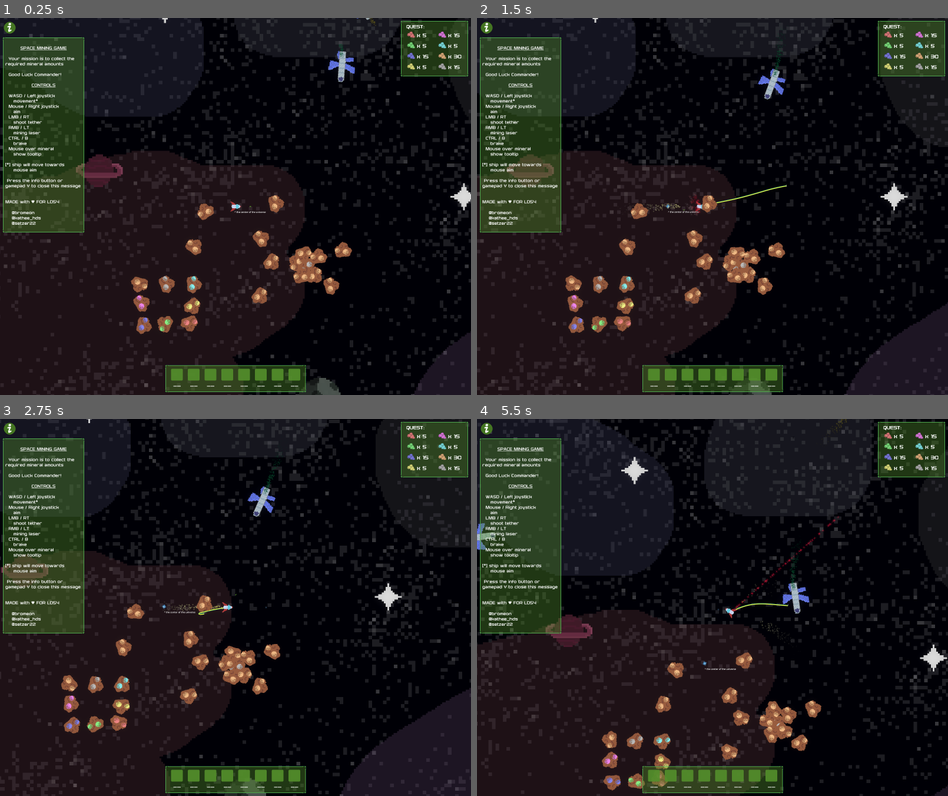
Above: before the commit, frames 1-4 (two rows, left to right).
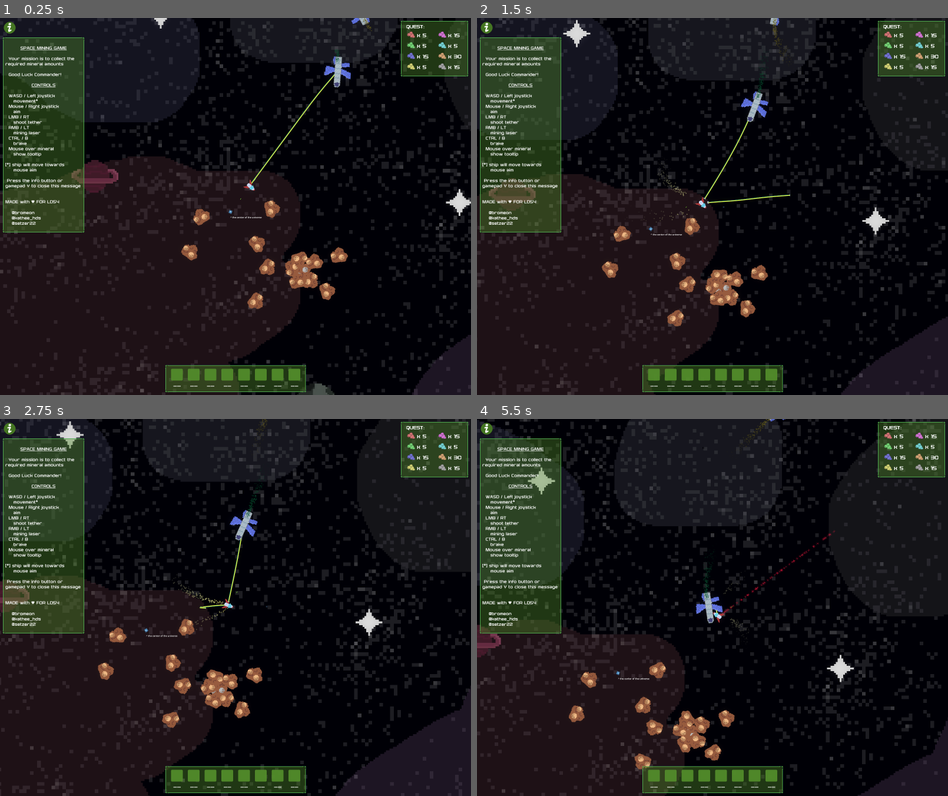
Above: after the commit, the same moments.

Repository: Bromeon/LudumDare54
Game: Godot game, scene res://Scenes/Main/Main.tscn
Two runs of this game, one before a commit and one after it. Both use one fixed random seed, a clock stepped at 60 frames per second and the inputs below. The engine's default icon, where the game draws it, is replaced by a stand-in: a white triangle on a blue panel in a dark square.
Inputs (mouse positions are in pixels of both pictures, inside the frame that each line leads up to):
- Up to frame 1 (0.25 s): no input
- Up to frame 2 (1.5 s): move the mouse to (816, 187) at 0.52 s; hold D (Right) 0.53-1.28 s; hold Right mouse button (ShootLaser) 0.53-1.28 s; click (816, 187) at 0.67 s; move the mouse to (618, 225) at 1.27 s; hold Ctrl (Brake) from 1.28 s (still down); tap Space (ShootTether) at 1.35 s
- Up to frame 3 (2.75 s): move the mouse to (282, 524) at 2.02 s; release Ctrl (Brake) at 2.03 s; hold D (Right) from 2.03 s (still down); hold Right mouse button (ShootLaser) from 2.03 s (still down)
- Up to frame 4 (5.5 s): move the mouse to (688, 682) at 2.77 s; release D (Right) at 2.78 s; release Right mouse button (ShootLaser) at 2.78 s; hold W (Up) 2.78-3.53 s; tap Space (ShootTether) at 2.85, 4.35 s; click (688, 682) at 2.92 s; move the mouse to (853, 664) at 3.52 s; hold Right mouse button (ShootLaser) 3.53-4.28 s; hold A (Left) 3.53-5.03 s; move the mouse to (571, 550) at 4.27 s; move the mouse to (736, 607) at 5.02 s; hold Ctrl (Brake) from 5.03 s (still down); hold Right mouse button (ShootLaser) from 5.03 s (still down); click (736, 607) at 5.17 s

The runs differ from the first frame. In frame 1, 13% of the frame differs, in the area x 0-100%, y 0-100%; in frame 2, 19%; in frame 3, 18%; in frame 4, 26%.

Commit message:
Music (BGM & Victory) + QOL

Diff:
--- /dev/null
+++ b/Autoloads/MusicManager.gd
@@ -0,0 +1,5 @@
+extends Node
+
+func play_victory_music():
+	$AudioStreamPlayer.stream = preload("res://Assets/Audio/Neon Laser Horizon.mp3")
+	$AudioStreamPlayer.playing = true
--- /dev/null
+++ b/Autoloads/MusicManager.tscn
@@ -0,0 +1,11 @@
+[gd_scene load_steps=3 format=3 uid="uid://da1re3w5f3ye5"]
+
+[ext_resource type="AudioStream" uid="uid://cscdhylm2qkkp" path="res://Assets/Audio/Envision.mp3" id="1_nypyu"]
+[ext_resource type="Script" path="res://Autoloads/MusicManager.gd" id="1_q4fku"]
+
+[node name="MusicManager" type="Node"]
+script = ExtResource("1_q4fku")
+
+[node name="AudioStreamPlayer" type="AudioStreamPlayer" parent="."]
+stream = ExtResource("1_nypyu")
+autoplay = true
--- a/Scenes/GameUI/VictoryPanel.gd
+++ b/Scenes/GameUI/VictoryPanel.gd
@@ -7,3 +7,4 @@
 func on_quest_complete():
 	$"../VictoryParticles".emitting = true
 	self.visible = true
+	MusicManager.play_victory_music()
--- a/Scenes/Main/Main.tscn
+++ b/Scenes/Main/Main.tscn
@@ -88,7 +88,6 @@
 
 [node name="2DRoot" type="Node2D" parent="."]
 script = ExtResource("2_vx87s")
-player_cheat = true
 
 [node name="Label" type="Label" parent="2DRoot"]
 offset_right = 672.0
@@ -224,11 +223,6 @@
 speed = 100.0
 
 [node name="PlayerShip" parent="2DRoot" instance=ExtResource("8_tj2rl")]
-THRUSTER_FORCE = 800
-MAX_VELOCITY = 300
-ROTATION_SPEED = 1.0
-BRAKE_FACTOR = 0.05
-TETHER_SHOOT_COOLDOWN = 3.0
 MAX_TETHER_LENGTH = 1000.0
 
 [node name="MiningSpots" type="Node2D" parent="2DRoot"]
@@ -248,6 +242,7 @@
 
 [node name="MiningSpot5" parent="2DRoot/MiningSpots" instance=ExtResource("13_3leab")]
 position = Vector2(3059, 1982)
+MINERAL_TYPE = "Cerium"
 
 [node name="MiningSpot6" parent="2DRoot/MiningSpots" instance=ExtResource("13_3leab")]
 position = Vector2(3515, 2311)
@@ -255,9 +250,11 @@
 
 [node name="MiningSpot7" parent="2DRoot/MiningSpots" instance=ExtResource("13_3leab")]
 position = Vector2(2583, 2049)
+MINERAL_TYPE = "Europium"
 
 [node name="MiningSpot8" parent="2DRoot/MiningSpots" instance=ExtResource("13_3leab")]
 position = Vector2(3039, 2378)
+MINERAL_TYPE = "Europium"
 
 [node name="MiningSpot73" parent="2DRoot/MiningSpots" instance=ExtResource("13_3leab")]
 position = Vector2(-3133, 4864)
@@ -378,6 +375,7 @@
 
 [node name="MiningSpot37" parent="2DRoot/MiningSpots" instance=ExtResource("13_3leab")]
 position = Vector2(3139, 1752)
+MINERAL_TYPE = "Europium"
 
 [node name="MiningSpot38" parent="2DRoot/MiningSpots" instance=ExtResource("13_3leab")]
 position = Vector2(3595, 2081)
@@ -608,6 +606,36 @@
 RESOURCE_YIELD = 3
 MINERAL_TYPE = "Terbium"
 
+[node name="MiningSpot99" parent="2DRoot/MiningSpots" instance=ExtResource("13_3leab")]
+position = Vector2(1719, 2703)
+RESOURCE_YIELD = 3
+MINERAL_TYPE = "Praseodymium"
+
+[node name="MiningSpot100" parent="2DRoot/MiningSpots" instance=ExtResource("13_3leab")]
+position = Vector2(1777, 2754)
+RESOURCE_YIELD = 3
+MINERAL_TYPE = "Praseodymium"
+
+[node name="MiningSpot101" parent="2DRoot/MiningSpots" instance=ExtResource("13_3leab")]
+position = Vector2(1652, 2684)
+RESOURCE_YIELD = 3
+MINERAL_TYPE = "Praseodymium"
+
+[node name="MiningSpot102" parent="2DRoot/MiningSpots" instance=ExtResource("13_3leab")]
+position = Vector2(1681, 2771)
+RESOURCE_YIELD = 3
+MINERAL_TYPE = "Praseodymium"
+
+[node name="MiningSpot103" parent="2DRoot/MiningSpots" instance=ExtResource("13_3leab")]
+position = Vector2(1794, 2640)
+RESOURCE_YIELD = 3
+MINERAL_TYPE = "Praseodymium"
+
+[node name="MiningSpot104" parent="2DRoot/MiningSpots" instance=ExtResource("13_3leab")]
+position = Vector2(1705, 2611)
+RESOURCE_YIELD = 3
+MINERAL_TYPE = "Praseodymium"
+
 [node name="MiningSpot82" parent="2DRoot/MiningSpots" instance=ExtResource("13_3leab")]
 position = Vector2(3469, 4011)
 RESOURCE_YIELD = 3
@@ -660,6 +688,7 @@
 MINERAL_TYPE = "Gadolinium"
 
 [node name="SAMPLES" type="Node2D" parent="2DRoot/MiningSpots"]
+visible = false
 position = Vector2(-630, 462)
 
 [node name="SAMPLE" parent="2DRoot/MiningSpots/SAMPLES" instance=ExtResource("13_3leab")]
--- a/project.godot
+++ b/project.godot
@@ -19,6 +19,7 @@
 
 GameConstants="*res://Autoloads/GameConstants.tscn"
 GameData="*res://Autoloads/GameData.tscn"
+MusicManager="*res://Autoloads/MusicManager.tscn"
 
 [display]
 
Not shown, added: Assets/Audio/Envision.mp3.import
Not shown, added: Assets/Audio/Neon Laser Horizon.mp3.import
Not shown, added: Assets/Audio/SoundCredits.txt
Not shown, added: Assets/Audio/flash-laser-gun-84914.mp3.import
Not shown, added: Assets/Audio/laser-weld-103309.mp3.import
Not shown, added: Assets/Audio/laser_gun_sound-40813.mp3.import
Not shown, added: Assets/Audio/Envision.mp3
Not shown, added: Assets/Audio/Neon Laser Horizon.mp3
Not shown, added: Assets/Audio/flash-laser-gun-84914.mp3
Not shown, added: Assets/Audio/laser-weld-103309.mp3
Not shown, added: Assets/Audio/laser_gun_sound-40813.mp3
